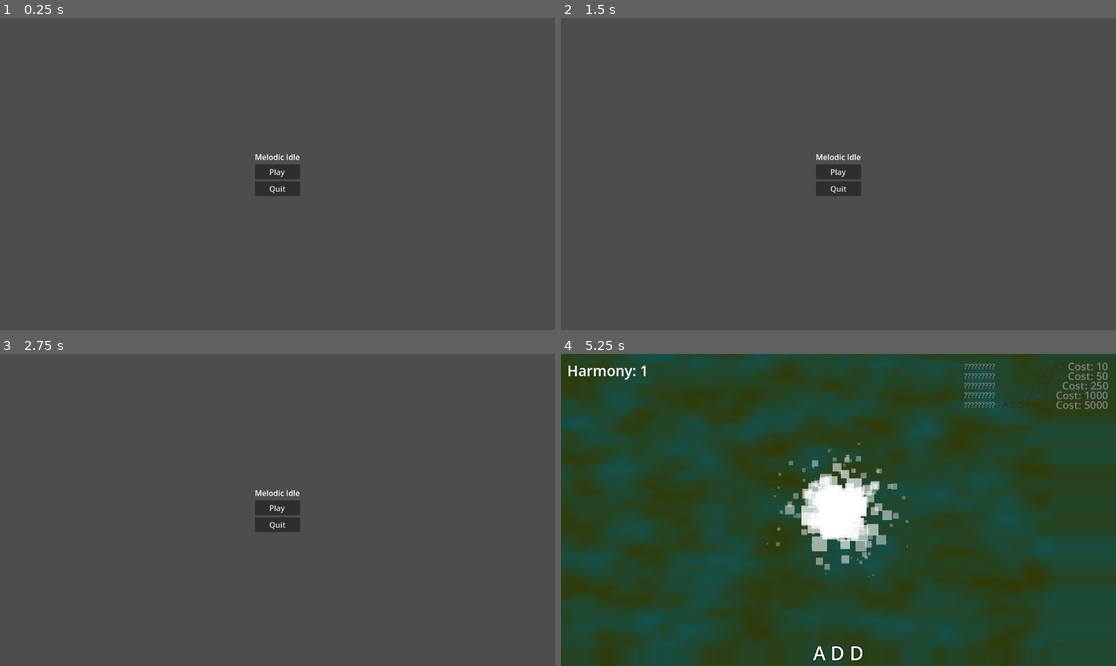
Above: before the commit, frames 1-4 (two rows, left to right).
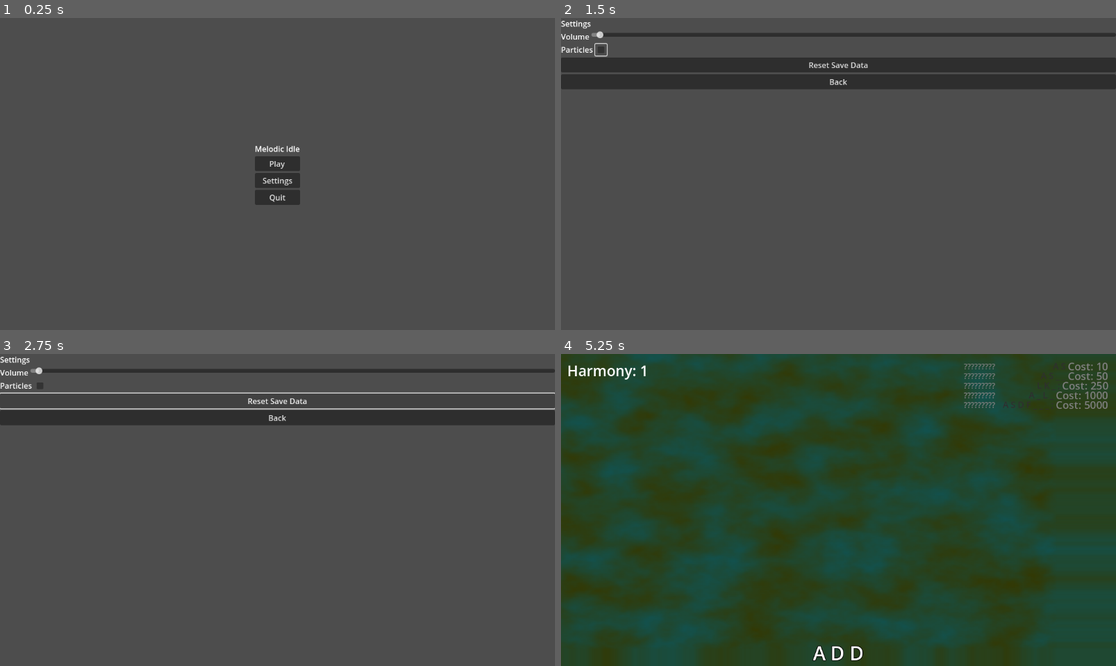
Above: after the commit, the same moments.

Repository: zKawaiiKittyz/Melodic-Idle
Game: Godot game, scene res://groups/scenes/main menu/main_menu.tscn
Two runs of this game, one before a commit and one after it. Both use one fixed random seed, a clock stepped at 60 frames per second and the inputs below.
Inputs (mouse positions are in pixels of both pictures, inside the frame that each line leads up to):
- Up to frame 1 (0.25 s): no input
- Up to frame 2 (1.5 s): click (838, 180) at 0.5 s, where only the run after the commit has a clickable "Settings"; click (599, 49) at 1.27 s
- Up to frame 3 (2.75 s): click (277, 400) at 2 s, where only the run after the commit has a clickable "Reset Save Data"
- Up to frame 4 (5.25 s): click (838, 416) at 2.75 s, where only the run after the commit has a clickable "Back"; click "Play" at 3.5 s; tap Enter at 4.25 s; tap A (A) at 4.35 s; tap D (D) at 4.55, 5.1 s

The runs differ from the first frame. In frame 1, 0.7% of the frame differs, in the area x 45-55%, y 40-60%; in frame 2, 11%, in the area x 0-100%, y 0-58%; in frame 3, 7.7%; in frame 4, 3.4%.

Commit message:
Settings menu
Settings menu is functional

Diff:
--- a/melodic-idle-mew/global.gd
+++ b/melodic-idle-mew/global.gd
@@ -1,11 +1,3 @@
 extends Node
 
-
-# Called when the node enters the scene tree for the first time.
-func _ready() -> void:
-	pass # Replace with function body.
-
-
-# Called every frame. 'delta' is the elapsed time since the previous frame.
-func _process(delta: float) -> void:
-	pass
+var are_particles_enabled: bool = true
--- a/melodic-idle-mew/groups/scenes/main menu/main_menu.gd
+++ b/melodic-idle-mew/groups/scenes/main menu/main_menu.gd
@@ -6,3 +6,7 @@
 
 func _on_quit_button_pressed():
 	get_tree().root.request_close()
+
+
+func _on_settings_button_pressed() -> void:
+	get_tree().change_scene_to_file("uid://8d64atjpd8kh")
--- a/melodic-idle-mew/groups/scenes/main menu/main_menu.tscn
+++ b/melodic-idle-mew/groups/scenes/main menu/main_menu.tscn
@@ -31,10 +31,15 @@
 layout_mode = 2
 text = "Play"
 
+[node name="SettingsButton" type="Button" parent="CenterContainer/VBoxContainer"]
+layout_mode = 2
+text = "Settings"
+
 [node name="QuitButton" type="Button" parent="CenterContainer/VBoxContainer"]
 layout_mode = 2
 text = "Quit
 "
 
 [connection signal="pressed" from="CenterContainer/VBoxContainer/PlayButton" to="." method="_on_play_button_pressed"]
+[connection signal="pressed" from="CenterContainer/VBoxContainer/SettingsButton" to="." method="_on_settings_button_pressed"]
 [connection signal="pressed" from="CenterContainer/VBoxContainer/QuitButton" to="." method="_on_quit_button_pressed"]
--- a/melodic-idle-mew/groups/scenes/main/main.gd
+++ b/melodic-idle-mew/groups/scenes/main/main.gd
@@ -204,6 +204,7 @@
 
 
 func _play_particle_effect() -> void:
+	if not Global.are_particles_enabled: return
 	keypress_particles.modulate = current_instrument_color
 	keypress_particles.emitting = true
 
--- /dev/null
+++ b/melodic-idle-mew/settings_menu.gd
@@ -0,0 +1,30 @@
+extends Control
+
+@onready var volume_slider: HSlider = %VolumeSlider
+@onready var particles_check_box: CheckBox = %ParticlesCheckBox
+
+func _ready() -> void:
+	%BackButton.pressed.connect(func(): get_tree().change_scene_to_file("uid://dwyv653jb45xi"))
+	%ResetSaveButton.pressed.connect(_on_reset_save_pressed)
+
+	volume_slider.value_changed.connect(_on_volume_changed)
+	particles_check_box.toggled.connect(_on_particles_toggled)
+
+	volume_slider.value = db_to_linear(AudioServer.get_bus_volume_db(AudioServer.get_bus_index("SFX")))
+
+	particles_check_box.button_pressed = Global.are_particles_enabled
+
+
+func _on_volume_changed(value: float) -> void:
+	AudioServer.set_bus_volume_db(AudioServer.get_bus_index("SFX"), linear_to_db(value))
+
+
+func _on_particles_toggled(is_on: bool) -> void:
+	Global.are_particles_enabled = is_on
+
+
+func _on_reset_save_pressed() -> void:
+	var dir = DirAccess.open("user://")
+	if dir.file_exists("savegame.cfg"):
+		dir.remove("savegame.cfg")
+		print("Save data reset!")
--- /dev/null
+++ b/melodic-idle-mew/settings_menu.tscn
@@ -0,0 +1,61 @@
+[gd_scene load_steps=2 format=3 uid="uid://8d64atjpd8kh"]
+
+[ext_resource type="Script" uid="uid://mycndr7j5a8r" path="res://settings_menu.gd" id="1_ufg0w"]
+
+[node name="SettingsMenu" type="Control"]
+layout_mode = 3
+anchors_preset = 15
+anchor_right = 1.0
+anchor_bottom = 1.0
+grow_horizontal = 2
+grow_vertical = 2
+script = ExtResource("1_ufg0w")
+
+[node name="VBoxContainer" type="VBoxContainer" parent="."]
+layout_mode = 1
+anchors_preset = 15
+anchor_right = 1.0
+anchor_bottom = 1.0
+grow_horizontal = 2
+grow_vertical = 2
+
+[node name="SettingsLabel" type="Label" parent="VBoxContainer"]
+layout_mode = 2
+text = "Settings"
+
+[node name="HBoxContainer" type="HBoxContainer" parent="VBoxContainer"]
+layout_mode = 2
+
+[node name="VolumeLabel" type="Label" parent="VBoxContainer/HBoxContainer"]
+layout_mode = 2
+text = "Volume"
+
+[node name="VolumeSlider" type="HSlider" parent="VBoxContainer/HBoxContainer"]
+unique_name_in_owner = true
+layout_mode = 2
+size_flags_horizontal = 3
+
+[node name="HBoxContainer2" type="HBoxContainer" parent="VBoxContainer"]
+layout_mode = 2
+
+[node name="ParticlesLabel" type="Label" parent="VBoxContainer/HBoxContainer2"]
+layout_mode = 2
+text = "Particles"
+
+[node name="ParticlesCheckBox" type="CheckBox" parent="VBoxContainer/HBoxContainer2"]
+unique_name_in_owner = true
+layout_mode = 2
+
+[node name="ResetSaveButton" type="Button" parent="VBoxContainer"]
+unique_name_in_owner = true
+layout_mode = 2
+text = "Reset Save Data"
+
+[node name="BackButton" type="Button" parent="VBoxContainer"]
+unique_name_in_owner = true
+layout_mode = 2
+text = "Back"
+
+[connection signal="toggled" from="VBoxContainer/HBoxContainer2/ParticlesCheckBox" to="." method="_on_particles_checkbox_toggled"]
+[connection signal="pressed" from="VBoxContainer/ResetSaveButton" to="." method="_on_reset_save_button_pressed"]
+[connection signal="pressed" from="VBoxContainer/BackButton" to="." method="_on_back_button_pressed"]
Not shown, added: melodic-idle-mew/settings_menu.gd.uid
